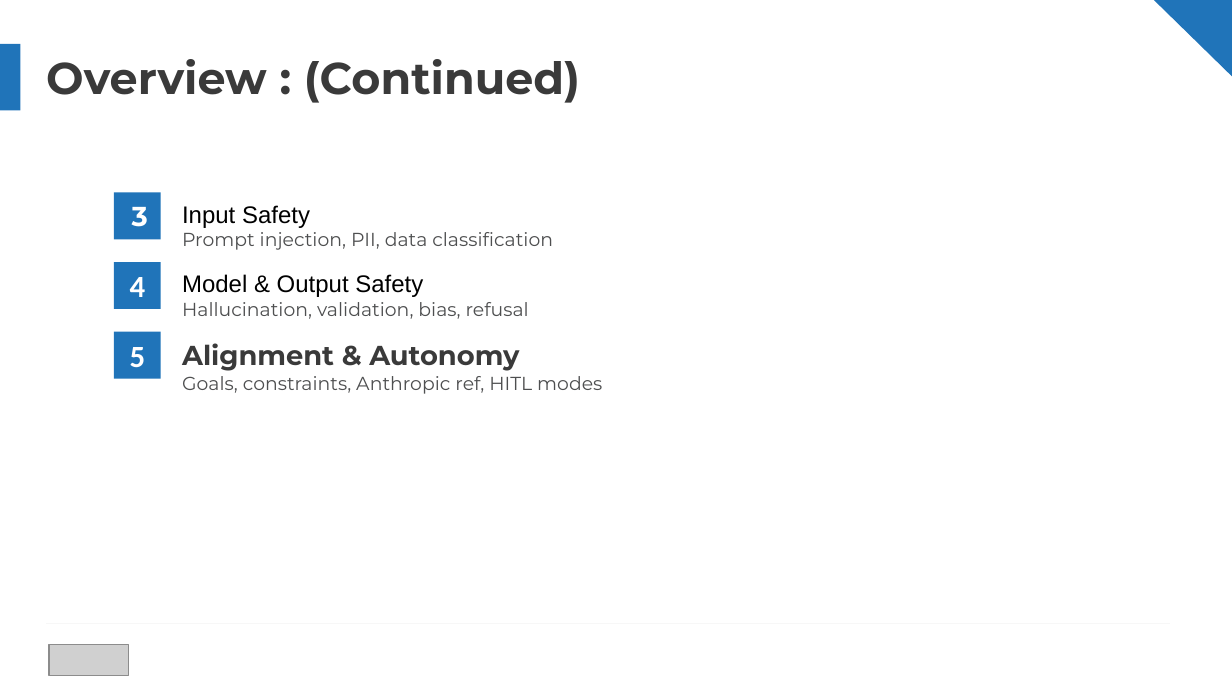
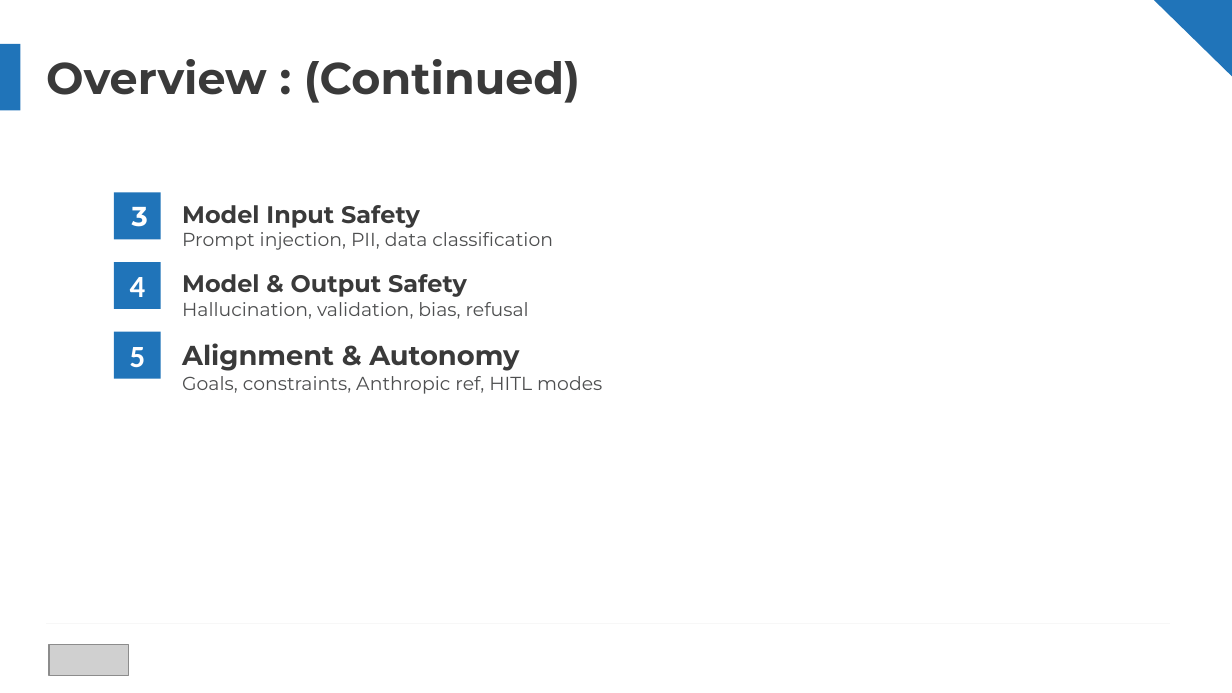
Before and after one commit to aashishpokharel/kss_trustworthy_ai, a slide deck: slide 4 of presentations/KSS_output_v2.pptx (slide 3 before the commit). Drawn at 1232x693 pixels with LibreOffice and Linux fonts; fonts in the diff are those of the drawing; grey boxes stand for pictures. Boxes give left, top, right and bottom in pixels: in the first picture for what was removed or moved away, otherwise in the second. Text is boxed around its words. In the diff, an @@ line names an element or a change of style, - is before the commit and + after.

```diff
--- a/presentations/KSS_output_v2.pptx
+++ b/presentations/KSS_output_v2.pptx
@@ text at (182, 205, 420, 228): text changed; font Arial to Montserrat; text colour #000000 to #3A3A3A; bold on @@
-Input Safety
+Model Input Safety
@@ text at (182, 274, 467, 297): font Arial to Montserrat, text colour #000000 to #3A3A3A, bold on in "Model & Output Safety" @@
```
Also in this commit, not shown: 9 other slides changed, 1 slide added.
